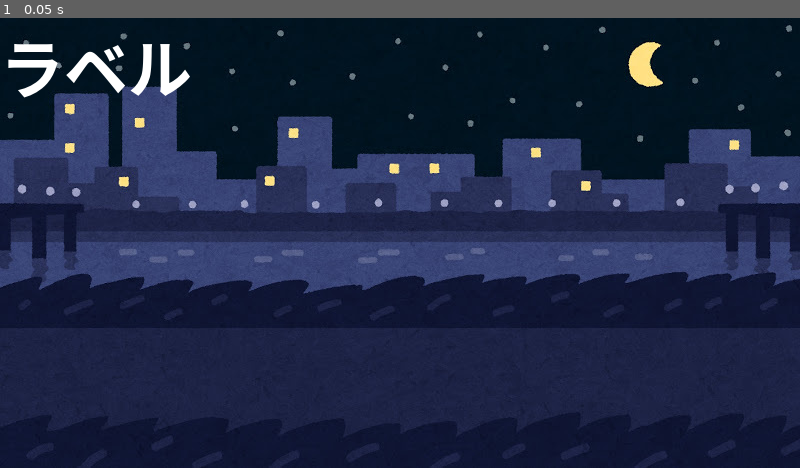
Above: before the commit, frame 1.
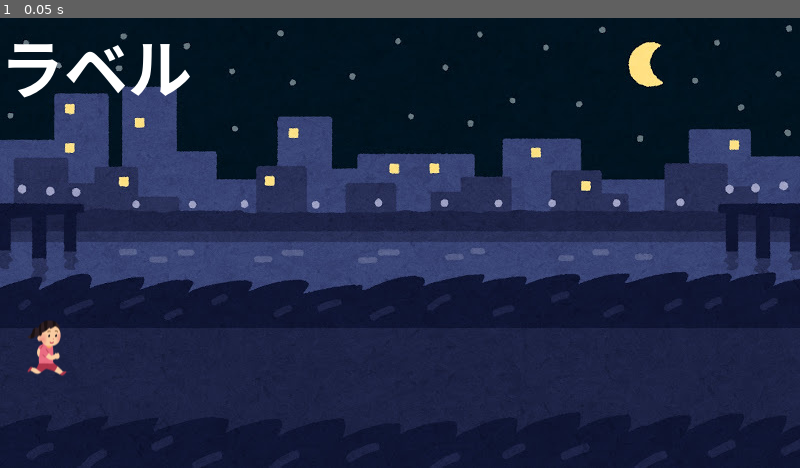
Above: after the commit, the same moment.

Repository: 22093/team4
Game: Godot game, scene res://my_world.tscn
Two runs of this game, one before a commit and one after it. Both use one fixed random seed, a clock stepped at 60 frames per second and the inputs below. The project has no main scene, so this scene is started directly.
Inputs:
- Up to frame 1 (0.05 s): no input

The runs differ from the first frame. In frame 1, 0.3% of the frame differs, in the area x 3-9%, y 67-80%.

Commit message:
Bがキャラ追加

Diff:
--- /dev/null
+++ b/game4/godot-template-v2/hanako.tscn
@@ -0,0 +1,16 @@
+[gd_scene format=3 uid="uid://txpdsqrh32qk"]
+
+[ext_resource type="PackedScene" uid="uid://bpyevpyu03sxt" path="res://actor.tscn" id="1_bdbwa"]
+[ext_resource type="Texture2D" uid="uid://biys8sefitnrq" path="res://img/HANAKO.png" id="2_cs3gn"]
+
+[sub_resource type="CapsuleShape2D" id="CapsuleShape2D_bfriq"]
+radius = 16.0
+height = 60.0
+
+[node name="HANAKO" unique_id=1239789849 instance=ExtResource("1_bdbwa")]
+
+[node name="Sprite2D" parent="." index="0" unique_id=712688549]
+texture = ExtResource("2_cs3gn")
+
+[node name="CollisionShape2D" parent="." index="1" unique_id=881902376]
+shape = SubResource("CapsuleShape2D_bfriq")
--- a/game4/godot-template-v2/my_world.tscn
+++ b/game4/godot-template-v2/my_world.tscn
@@ -3,9 +3,13 @@
 [ext_resource type="PackedScene" uid="uid://6o7fxp26ru0v" path="res://world.tscn" id="1_cery3"]
 [ext_resource type="Script" uid="uid://wtcnsqp8n6dp" path="res://my_world.gd" id="2_1u75a"]
 [ext_resource type="Texture2D" uid="uid://cu8r7k323oo07" path="res://img/MyWorld.jpg" id="3_asled"]
+[ext_resource type="PackedScene" uid="uid://txpdsqrh32qk" path="res://hanako.tscn" id="4_1u75a"]
 
 [node name="MyWorld" unique_id=1137961271 instance=ExtResource("1_cery3")]
 script = ExtResource("2_1u75a")
 
 [node name="Sprite2D" parent="." index="0" unique_id=1597890546]
 texture = ExtResource("3_asled")
+
+[node name="HANAKO" parent="." index="2" unique_id=1239789849 instance=ExtResource("4_1u75a")]
+position = Vector2(46, 330)
